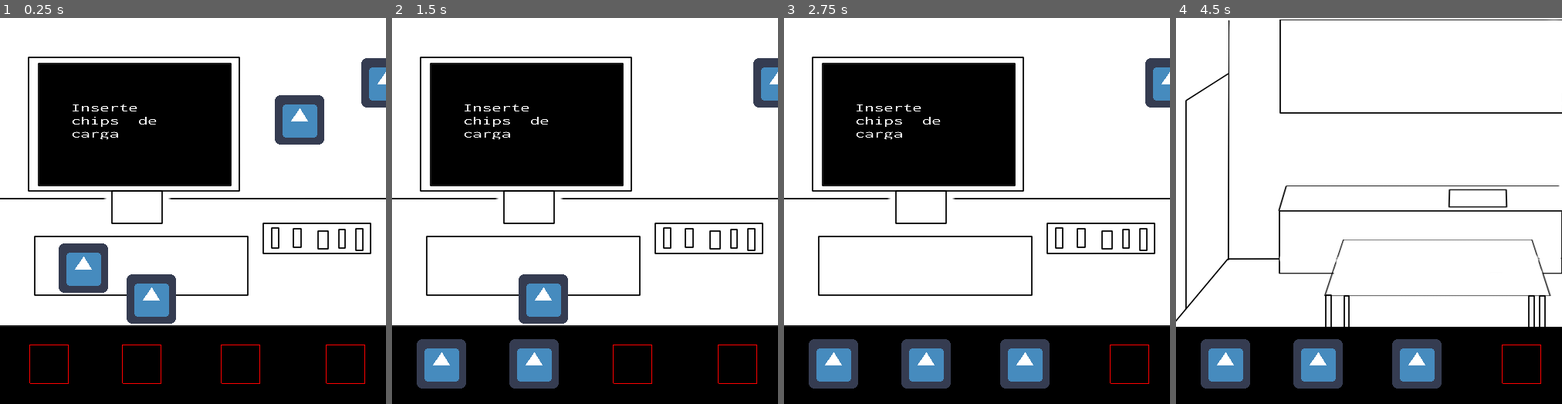
Above: before the commit, frames 1-4 (left to right).
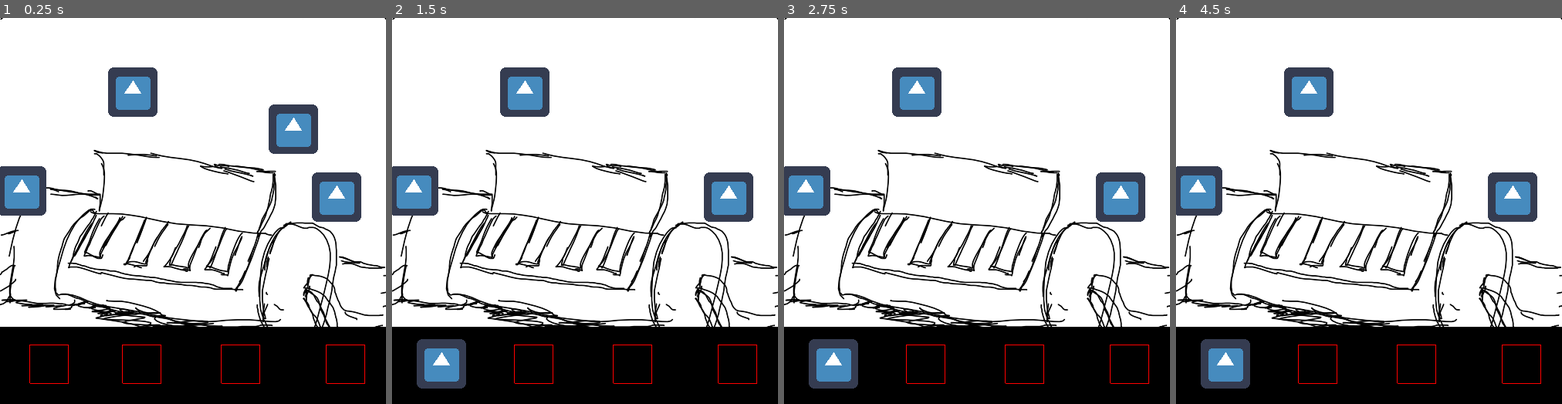
Above: after the commit, the same moments.

Repository: andresleonardobg/Cinco
Game: Godot game, scene res://scenes/level.tscn
Two runs of this game, one before a commit and one after it. Both use one fixed random seed, a clock stepped at 60 frames per second and the inputs below. The project has no main scene, so this scene is started directly. The engine's default icon, where the game draws it, is replaced by a stand-in: a white triangle on a blue panel in a dark square.
Inputs (mouse positions are in pixels of both pictures, inside the frame that each line leads up to):
- Up to frame 1 (0.25 s): no input
- Up to frame 2 (1.5 s): tap Enter (ui_accept) at 0.5, 0.77, 1.25 s; move the mouse to (476, 268) at 0.52 s; click (476, 268) at 0.6 s; move the mouse to (693, 118) at 1.27 s; click (693, 118) at 1.35 s
- Up to frame 3 (2.75 s): tap Enter (ui_accept) at 1.52, 2 s; move the mouse to (934, 299) at 2.02 s; click (934, 299) at 2.1 s
- Up to frame 4 (4.5 s): tap Enter (ui_accept) at 2.75, 3.02, 3.5, 3.77, 4.25 s; move the mouse to (1334, 361) at 2.77 s; click (1334, 361) at 2.85 s; move the mouse to (1353, 365) at 3.52 s; click (1353, 365) at 3.6 s; move the mouse to (1307, 257) at 4.27 s; click (1307, 257) at 4.35 s

The runs differ from the first frame. In frame 1, 31% of the frame differs, in the area x 0-100%, y 0-80%; in frame 2, 30%; in frame 3, 30%; in frame 4, 16%.

Commit message:
Capsule works

Diff:
--- a/project.godot
+++ b/project.godot
@@ -12,6 +12,10 @@
 
 config/name="Cinco"
 config/icon="res://icon.png"
+
+[autoload]
+
+Global="*res://scripts/Global.gd"
 
 [display]
 
--- a/scenes/level.tscn
+++ b/scenes/level.tscn
@@ -13,6 +13,7 @@
 [ext_resource path="res://scenes/gas.tscn" type="PackedScene" id=11]
 [ext_resource path="res://assets/bgWindow.png" type="Texture" id=12]
 [ext_resource path="res://scripts/ComputerTwo.gd" type="Script" id=13]
+[ext_resource path="res://scripts/Capsule.gd" type="Script" id=14]
 
 [sub_resource type="Animation" id=1]
 resource_name = "openDoor"
@@ -39,13 +40,28 @@
 size = 50
 font_data = SubResource( 3 )
 
+[sub_resource type="DynamicFont" id=5]
+size = 50
+font_data = SubResource( 3 )
+
 [sub_resource type="DynamicFont" id=6]
 size = 50
 font_data = SubResource( 3 )
 
-[sub_resource type="DynamicFont" id=7]
-size = 50
-font_data = SubResource( 3 )
+[sub_resource type="Animation" id=7]
+resource_name = "load"
+tracks/0/type = "value"
+tracks/0/path = NodePath(".:rect_size")
+tracks/0/interp = 1
+tracks/0/loop_wrap = true
+tracks/0/imported = false
+tracks/0/enabled = true
+tracks/0/keys = {
+"times": PoolRealArray( 0, 1 ),
+"transitions": PoolRealArray( 1, 1 ),
+"update": 0,
+"values": [ Vector2( 0, 40 ), Vector2( 400, 40 ) ]
+}
 
 [sub_resource type="Animation" id=8]
 resource_name = "load"
@@ -92,23 +108,13 @@
 "values": [ Vector2( 0, 40 ), Vector2( 400, 40 ) ]
 }
 
-[sub_resource type="Animation" id=11]
-resource_name = "load"
-tracks/0/type = "value"
-tracks/0/path = NodePath(".:rect_size")
-tracks/0/interp = 1
-tracks/0/loop_wrap = true
-tracks/0/imported = false
-tracks/0/enabled = true
-tracks/0/keys = {
-"times": PoolRealArray( 0, 1 ),
-"transitions": PoolRealArray( 1, 1 ),
-"update": 0,
-"values": [ Vector2( 0, 40 ), Vector2( 400, 40 ) ]
-}
-
-[sub_resource type="RectangleShape2D" id=5]
+[sub_resource type="RectangleShape2D" id=11]
 extents = Vector2( 10.2783, 51.3213 )
+
+[sub_resource type="RectangleShape2D" id=12]
+
+[sub_resource type="RectangleShape2D" id=13]
+extents = Vector2( 98.8723, 26.7461 )
 
 [node name="level" type="Node2D"]
 __meta__ = {
@@ -117,22 +123,22 @@
 
 [node name="map" parent="." instance=ExtResource( 1 )]
 script = ExtResource( 8 )
-position_in_map = Vector2( -500, -3500 )
+position_in_map = Vector2( -500, -3000 )
 
 [node name="objects" type="Node2D" parent="map"]
 script = ExtResource( 3 )
 
 [node name="object" parent="map/objects" instance=ExtResource( 4 )]
-position = Vector2( 608, 3824 )
+position = Vector2( 880, 3144 )
 
 [node name="object3" parent="map/objects" instance=ExtResource( 4 )]
-position = Vector2( 888, 3632 )
+position = Vector2( 528, 3224 )
 
 [node name="object4" parent="map/objects" instance=ExtResource( 4 )]
-position = Vector2( 696, 3864 )
+position = Vector2( 672, 3096 )
 
 [node name="object2" parent="map/objects" instance=ExtResource( 4 )]
-position = Vector2( 1000, 3584 )
+position = Vector2( 936, 3232 )
 
 [node name="ColorRect" type="Sprite" parent="map"]
 position = Vector2( 1712, 200 )
@@ -302,15 +308,29 @@
 nodeMap = NodePath("../..")
 
 [node name="door17" parent="map/navigation" instance=ExtResource( 2 )]
-position = Vector2( 245.447, 3406.9 )
+position = Vector2( 248, 3408 )
 scale = Vector2( 8, 0.2 )
 posMap = Vector2( -500, -1500 )
+nodeMap = NodePath("../..")
+
+[node name="door36" parent="map/navigation" instance=ExtResource( 2 )]
+position = Vector2( 288, 3264 )
+scale = Vector2( 1, 0.5 )
+posMap = Vector2( -500, -3000 )
 nodeMap = NodePath("../..")
 
 [node name="door18" parent="map/navigation" instance=ExtResource( 2 )]
 position = Vector2( 700.132, 3404.52 )
 scale = Vector2( 8, 0.2 )
 posMap = Vector2( 0, -3000 )
+nodeMap = NodePath("../..")
+
+[node name="capsule" parent="map/navigation" instance=ExtResource( 2 )]
+visible = false
+position = Vector2( 728, 3224 )
+rotation = 0.102974
+scale = Vector2( 4, 0.4 )
+posMap = Vector2( -1000, -3000 )
 nodeMap = NodePath("../..")
 
 [node name="door19" parent="map/navigation" instance=ExtResource( 2 )]
@@ -538,7 +558,74 @@
 }
 
 [node name="CollisionShape2D" type="CollisionShape2D" parent="map/interaction/ComputerTwo/slots/slot4"]
-shape = SubResource( 5 )
+shape = SubResource( 11 )
+
+[node name="Capsule" type="Node2D" parent="map/interaction"]
+position = Vector2( 500, 3000 )
+script = ExtResource( 14 )
+node = "object"
+node2 = "object2"
+node3 = "object3"
+node4 = "object4"
+nodeMap = NodePath("../..")
+
+[node name="Area2D" type="Area2D" parent="map/interaction/Capsule"]
+position = Vector2( 132, 280 )
+collision_layer = 2
+collision_mask = 2
+__meta__ = {
+"_edit_group_": true
+}
+
+[node name="CollisionShape2D" type="CollisionShape2D" parent="map/interaction/Capsule/Area2D"]
+shape = SubResource( 12 )
+one_way_collision_margin = 0.0
+
+[node name="Area2D2" type="Area2D" parent="map/interaction/Capsule"]
+position = Vector2( 188, 296 )
+collision_layer = 2
+collision_mask = 2
+__meta__ = {
+"_edit_group_": true
+}
+
+[node name="CollisionShape2D" type="CollisionShape2D" parent="map/interaction/Capsule/Area2D2"]
+shape = SubResource( 12 )
+one_way_collision_margin = 0.0
+
+[node name="Area2D3" type="Area2D" parent="map/interaction/Capsule"]
+position = Vector2( 244, 296 )
+collision_layer = 2
+collision_mask = 2
+__meta__ = {
+"_edit_group_": true
+}
+
+[node name="CollisionShape2D" type="CollisionShape2D" parent="map/interaction/Capsule/Area2D3"]
+shape = SubResource( 12 )
+one_way_collision_margin = 0.0
+
+[node name="Area2D4" type="Area2D" parent="map/interaction/Capsule"]
+position = Vector2( 292, 304 )
+collision_layer = 2
+collision_mask = 2
+__meta__ = {
+"_edit_group_": true
+}
+
+[node name="CollisionShape2D" type="CollisionShape2D" parent="map/interaction/Capsule/Area2D4"]
+shape = SubResource( 12 )
+one_way_collision_margin = 0.0
+
+[node name="Area2D5" type="Area2D" parent="map/interaction/Capsule"]
+position = Vector2( 708, 296 )
+__meta__ = {
+"_edit_group_": true
+}
+
+[node name="CollisionShape2D" type="CollisionShape2D" parent="map/interaction/Capsule/Area2D5"]
+rotation = 0.204204
+shape = SubResource( 13 )
 
 [node name="navigationCam" type="Node2D" parent="."]
 
@@ -566,3 +653,8 @@
 [connection signal="area_entered" from="map/interaction/ComputerTwo/slots/slot2" to="map/interaction/ComputerTwo" method="_on_slot2_area_entered"]
 [connection signal="area_entered" from="map/interaction/ComputerTwo/slots/slot3" to="map/interaction/ComputerTwo" method="_on_slot3_area_entered"]
 [connection signal="area_entered" from="map/interaction/ComputerTwo/slots/slot4" to="map/interaction/ComputerTwo" method="_on_slot4_area_entered"]
+[connection signal="area_entered" from="map/interaction/Capsule/Area2D" to="map/interaction/Capsule" method="_on_Area2D_area_entered"]
+[connection signal="area_entered" from="map/interaction/Capsule/Area2D2" to="map/interaction/Capsule" method="_on_Area2D2_area_entered"]
+[connection signal="area_exited" from="map/interaction/Capsule/Area2D3" to="map/interaction/Capsule" method="_on_Area2D3_area_exited"]
+[connection signal="area_entered" from="map/interaction/Capsule/Area2D4" to="map/interaction/Capsule" method="_on_Area2D4_area_entered"]
+[connection signal="input_event" from="map/interaction/Capsule/Area2D5" to="map/interaction/Capsule" method="_on_Area2D5_input_event"]
--- /dev/null
+++ b/scripts/Capsule.gd
@@ -0,0 +1,78 @@
+extends Node2D
+
+export (String) var node
+export (String) var node2
+export (String) var node3
+export (String) var node4
+
+var chip = preload("res://scenes/object.tscn")
+onready var nav = get_tree().get_nodes_in_group('navigation')
+onready var positions = get_tree().get_nodes_in_group('positions')
+var allChips = 0
+var take = true
+
+#get map
+export (NodePath) var nodeMap
+onready var map = get_node(nodeMap)
+
+# Called when the node enters the scene tree for the first time.
+func _ready():
+	pass # Replace with function body.
+
+
+func _process(_delta):
+	if allChips == 4:
+		for d in nav:
+			if d.name == 'capsule':
+				d.visible = true
+				allChips = 0
+
+
+func _on_Area2D_area_entered(area):
+	if area.name == node:
+		insert_child(area, 'obj', $Area2D)
+
+
+func insert_child(area, nm, parent):
+	area.queue_free()
+	var n = chip.instance()
+	n.name = nm
+	n.block = true
+	parent.call_deferred("add_child", n)
+	allChips += 1
+
+
+func _on_Area2D2_area_entered(area):
+	if area.name == node2:
+		insert_child(area, 'obj2', $Area2D2)
+
+
+func _on_Area2D3_area_exited(area):
+	if area.name == node3:
+		insert_child(area, 'obj3', $Area2D3)
+
+
+func _on_Area2D4_area_entered(area):
+	if area.name == node4:
+		insert_child(area, 'obj4', $Area2D4)
+
+
+func _on_Area2D5_input_event(_viewport, event, _shape_idx):
+	if event is InputEventMouseButton:
+		if event.pressed:
+			for n in nav:
+				if n.name == 'door36':
+					n.posMap = Vector2(-1500,-3000)
+
+			map.global_position = Vector2(-1500,-3000)
+
+			if take:
+				for p in positions:
+					if p.occupied == null:
+						queue_free()
+						p.occupied = self.name
+						p.instance_node(self.name)
+						take = false
+
+					if take == false:
+						break
--- /dev/null
+++ b/scripts/Global.gd
@@ -0,0 +1,8 @@
+extends Node
+
+func insert_child(area, nm, parent):
+	# area.queue_free()
+	var n = area.instance()
+	n.name = nm
+	n.block = true
+	parent.call_deferred("add_child", n)
Not shown: 10 places in scenes/level.tscn that only renumber resources
